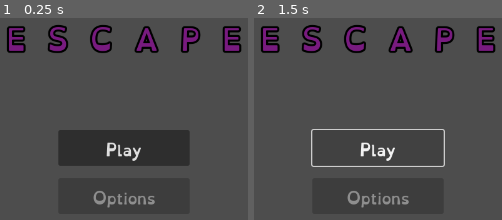
Above: before the commit, frames 1-2 (left to right).
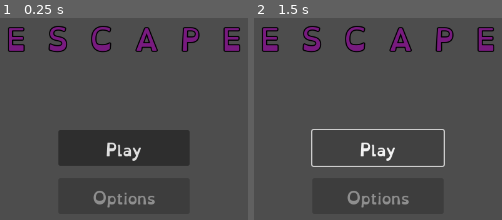
Above: after the commit, the same moments.

Repository: ArtemisMattle/escape
Game: Godot game, scene res://scenes/menu.tscn
Two runs of this game, one before a commit and one after it. Both use one fixed random seed, a clock stepped at 60 frames per second and the inputs below.
Inputs:
- Up to frame 1 (0.25 s): no input
- Up to frame 2 (1.5 s): click "Play" at 0.5 s; click "Play" at 1.25 s

The runs differ from the first frame. In frame 1, 1.6% of the frame differs, in the area x 2-98%, y 3-18%; in frame 2, 1.6%.

Commit message:
Beryl Bubblegum fully boned

Diff:
--- a/assets/themes/main_theme.tres
+++ b/assets/themes/main_theme.tres
@@ -7,7 +7,7 @@
 Button/font_sizes/font_size = 24
 Button/fonts/font = ExtResource("1_3f3va")
 Label/colors/font_color = Color(0.469064, 0.105588, 0.499287, 1)
-Label/constants/outline_size = 13
+Label/constants/outline_size = 7
 Label/font_sizes/font_size = 24
 Label/fonts/font = ExtResource("2_lxams")
 MarginContainer/constants/margin_bottom = 50
--- /dev/null
+++ b/scenes/beryl_bubblegum.tscn
@@ -0,0 +1,238 @@
+[gd_scene load_steps=12 format=3 uid="uid://cjd4r0df4v6sa"]
+
+[ext_resource type="Texture2D" uid="uid://cmb8bnmrxauix" path="res://assets/characters/berylShin.png" id="1_5k2vy"]
+[ext_resource type="Texture2D" uid="uid://c8qdxcuj7tahx" path="res://assets/characters/berylFoot.png" id="2_dgmor"]
+[ext_resource type="Texture2D" uid="uid://d15o5tdtevtl7" path="res://assets/characters/berylLegR.png" id="3_8iy6g"]
+[ext_resource type="Texture2D" uid="uid://du787vrxh1xal" path="res://assets/characters/berylLeg.png" id="4_yto7o"]
+[ext_resource type="Texture2D" uid="uid://d27liewpt76tt" path="res://assets/characters/berylArm.png" id="5_aoehx"]
+[ext_resource type="Texture2D" uid="uid://cmwk6fyo4iaxw" path="res://assets/characters/berylHand.png" id="6_xyhg8"]
+[ext_resource type="Texture2D" uid="uid://dakj4303xmyqo" path="res://assets/characters/berylNeck.png" id="7_7y85c"]
+[ext_resource type="Texture2D" uid="uid://doh7fpu5ly3qm" path="res://assets/characters/berylBody.png" id="8_5rhjr"]
+[ext_resource type="Texture2D" uid="uid://b7o8b1ncau0s6" path="res://assets/characters/berylJacket.png" id="9_sm3lv"]
+[ext_resource type="Texture2D" uid="uid://cgmbdt4m07dfu" path="res://assets/characters/berylHead.png" id="10_ch804"]
+
+[sub_resource type="SkeletonModificationStack2D" id="SkeletonModificationStack2D_umcca"]
+modification_count = 1
+
+[node name="berylBubblegum" type="Node2D"]
+
+[node name="Skeleton2D" type="Skeleton2D" parent="."]
+modification_stack = SubResource("SkeletonModificationStack2D_umcca")
+
+[node name="hip" type="Bone2D" parent="Skeleton2D"]
+position = Vector2(201, -262)
+scale = Vector2(1, 1)
+rest = Transform2D(1, 0, 0, 1, 201, -262)
+auto_calculate_length_and_angle = false
+length = 16.0
+bone_angle = 0.0
+
+[node name="RemoteTransform2D" type="RemoteTransform2D" parent="Skeleton2D/hip"]
+remote_path = NodePath("../../../BerylBody")
+
+[node name="legR" type="Bone2D" parent="Skeleton2D/hip"]
+position = Vector2(-37, 23)
+scale = Vector2(0.999998, 0.999998)
+rest = Transform2D(1, 0, 0, 1, -37, 23)
+
+[node name="RemoteTransform2D" type="RemoteTransform2D" parent="Skeleton2D/hip/legR"]
+rotation = -0.10472
+remote_path = NodePath("../../../../BerylLegR")
+
+[node name="shinR" type="Bone2D" parent="Skeleton2D/hip/legR"]
+position = Vector2(14, 91)
+rest = Transform2D(1, 0, 0, 1, 14, 91)
+
+[node name="RemoteTransform2D" type="RemoteTransform2D" parent="Skeleton2D/hip/legR/shinR"]
+rotation = 0.122173
+remote_path = NodePath("../../../../../BerylShin")
+
+[node name="footR" type="Bone2D" parent="Skeleton2D/hip/legR/shinR"]
+position = Vector2(-12, 113)
+rest = Transform2D(1, 0, 0, 1, -12, 113)
+auto_calculate_length_and_angle = false
+length = 64.0
+bone_angle = 0.0
+
+[node name="RemoteTransform2D" type="RemoteTransform2D" parent="Skeleton2D/hip/legR/shinR/footR"]
+remote_path = NodePath("../../../../../../BerylFoot")
+
+[node name="legL" type="Bone2D" parent="Skeleton2D/hip"]
+position = Vector2(28, 15)
+rest = Transform2D(1, 0, 0, 1, 28, 15)
+
+[node name="RemoteTransform2D" type="RemoteTransform2D" parent="Skeleton2D/hip/legL"]
+rotation = -0.253073
+remote_path = NodePath("../../../../BerylLeg")
+
+[node name="shinL" type="Bone2D" parent="Skeleton2D/hip/legL"]
+position = Vector2(14, 91)
+rest = Transform2D(1, 0, 0, 1, 14, 91)
+
+[node name="RemoteTransform2D" type="RemoteTransform2D" parent="Skeleton2D/hip/legL/shinL"]
+rotation = 0.139626
+remote_path = NodePath("../../../../../BerylShin2")
+
+[node name="footL" type="Bone2D" parent="Skeleton2D/hip/legL/shinL"]
+position = Vector2(-12, 113)
+rest = Transform2D(1, 0, 0, 1, -12, 113)
+auto_calculate_length_and_angle = false
+length = 64.0
+bone_angle = 0.0
+
+[node name="RemoteTransform2D" type="RemoteTransform2D" parent="Skeleton2D/hip/legL/shinL/footL"]
+remote_path = NodePath("../../../../../../BerylFoot2")
+
+[node name="jacket" type="Bone2D" parent="Skeleton2D/hip"]
+position = Vector2(-46, -166)
+rest = Transform2D(1, 0, 0, 1, -46, -166)
+
+[node name="RemoteTransform2D" type="RemoteTransform2D" parent="Skeleton2D/hip/jacket"]
+remote_path = NodePath("../../../../BerylJacket")
+
+[node name="armR" type="Bone2D" parent="Skeleton2D/hip/jacket"]
+position = Vector2(10, 2)
+rest = Transform2D(1, 0, 0, 1, 10, 2)
+
+[node name="RemoteTransform2D" type="RemoteTransform2D" parent="Skeleton2D/hip/jacket/armR"]
+rotation = -0.314159
+remote_path = NodePath("../../../../../BerylArm")
+
+[node name="forarmR" type="Bone2D" parent="Skeleton2D/hip/jacket/armR"]
+position = Vector2(31, 80)
+rest = Transform2D(1, 0, 0, 1, 31, 80)
+auto_calculate_length_and_angle = false
+length = 64.0
+bone_angle = 25.0
+
+[node name="RemoteTransform2D" type="RemoteTransform2D" parent="Skeleton2D/hip/jacket/armR/forarmR"]
+rotation = -1.20428
+remote_path = NodePath("../../../../../../BerylHand")
+
+[node name="armL" type="Bone2D" parent="Skeleton2D/hip/jacket"]
+position = Vector2(29, -2)
+rest = Transform2D(1, 0, 0, 1, 29, -2)
+
+[node name="RemoteTransform2D" type="RemoteTransform2D" parent="Skeleton2D/hip/jacket/armL"]
+rotation = -0.331613
+remote_path = NodePath("../../../../../BerylArm2")
+
+[node name="forarmL" type="Bone2D" parent="Skeleton2D/hip/jacket/armL"]
+position = Vector2(31, 80)
+rest = Transform2D(1, 0, 0, 1, 31, 80)
+auto_calculate_length_and_angle = false
+length = 64.0
+bone_angle = 25.0
+
+[node name="RemoteTransform2D" type="RemoteTransform2D" parent="Skeleton2D/hip/jacket/armL/forarmL"]
+rotation = -1.20428
+remote_path = NodePath("../../../../../../BerylHand2")
+
+[node name="neck" type="Bone2D" parent="Skeleton2D/hip"]
+position = Vector2(-32, -175)
+rest = Transform2D(1, 0, 0, 1, -32, -175)
+
+[node name="RemoteTransform2D" type="RemoteTransform2D" parent="Skeleton2D/hip/neck"]
+remote_path = NodePath("../../../../BerylNeck")
+
+[node name="head" type="Bone2D" parent="Skeleton2D/hip/neck"]
+position = Vector2(8, -46)
+rest = Transform2D(1, 0, 0, 1, 8, -46)
+auto_calculate_length_and_angle = false
+length = 32.0
+bone_angle = 0.0
+
+[node name="RemoteTransform2D" type="RemoteTransform2D" parent="Skeleton2D/hip/neck/head"]
+remote_path = NodePath("../../../../../BerylHead")
+
+[node name="BerylShin2" type="Sprite2D" parent="."]
+position = Vector2(243, -156)
+rotation = 0.139626
+scale = Vector2(1, 1)
+texture = ExtResource("1_5k2vy")
+offset = Vector2(40.8129, 54.2707)
+
+[node name="BerylFoot2" type="Sprite2D" parent="."]
+position = Vector2(231, -43.0001)
+scale = Vector2(1, 1)
+texture = ExtResource("2_dgmor")
+offset = Vector2(27, -28.5909)
+
+[node name="BerylLegR" type="Sprite2D" parent="."]
+position = Vector2(164, -239)
+rotation = -0.10472
+scale = Vector2(0.999997, 0.999997)
+texture = ExtResource("3_8iy6g")
+offset = Vector2(37.6669, 43.579)
+
+[node name="BerylShin" type="Sprite2D" parent="."]
+position = Vector2(178, -148)
+rotation = 0.122173
+scale = Vector2(0.999997, 0.999997)
+texture = ExtResource("1_5k2vy")
+offset = Vector2(36.1405, 48.2514)
+
+[node name="BerylFoot" type="Sprite2D" parent="."]
+position = Vector2(166, -35.0005)
+scale = Vector2(0.999997, 0.999997)
+texture = ExtResource("2_dgmor")
+offset = Vector2(23, -34.6245)
+
+[node name="BerylLeg" type="Sprite2D" parent="."]
+position = Vector2(229, -247)
+rotation = -0.253073
+scale = Vector2(1, 1)
+texture = ExtResource("4_yto7o")
+offset = Vector2(25.6066, 54.539)
+
+[node name="BerylArm2" type="Sprite2D" parent="."]
+position = Vector2(184, -430)
+rotation = -0.331613
+scale = Vector2(1, 1)
+texture = ExtResource("5_aoehx")
+offset = Vector2(31.5729, 34.5957)
+
+[node name="BerylHand2" type="Sprite2D" parent="."]
+position = Vector2(215, -350)
+rotation = -1.20428
+scale = Vector2(1, 1)
+texture = ExtResource("6_xyhg8")
+offset = Vector2(32.3144, 38.2663)
+
+[node name="BerylNeck" type="Sprite2D" parent="."]
+position = Vector2(169, -437)
+scale = Vector2(1, 1)
+texture = ExtResource("7_7y85c")
+offset = Vector2(18, -15)
+
+[node name="BerylBody" type="Sprite2D" parent="."]
+position = Vector2(201, -262)
+scale = Vector2(1, 1)
+texture = ExtResource("8_5rhjr")
+offset = Vector2(-6, -94)
+
+[node name="BerylJacket" type="Sprite2D" parent="."]
+position = Vector2(155, -428)
+scale = Vector2(1, 1)
+texture = ExtResource("9_sm3lv")
+offset = Vector2(45, 70)
+
+[node name="BerylArm" type="Sprite2D" parent="."]
+position = Vector2(165, -426)
+rotation = -0.314159
+scale = Vector2(1, 1)
+texture = ExtResource("5_aoehx")
+offset = Vector2(27.7773, 27.5224)
+
+[node name="BerylHand" type="Sprite2D" parent="."]
+position = Vector2(196, -346)
+rotation = -1.20428
+scale = Vector2(1, 1)
+texture = ExtResource("6_xyhg8")
+offset = Vector2(31.9651, 29.8488)
+
+[node name="BerylHead" type="Sprite2D" parent="."]
+position = Vector2(177, -483)
+scale = Vector2(1, 1)
+texture = ExtResource("10_ch804")
+offset = Vector2(7, -22)
Binary file added: assets/characters/berylArm.png
Not shown, added: assets/characters/berylArm.png.import
Binary file added: assets/characters/berylBody.png
Not shown, added: assets/characters/berylBody.png.import
Binary file added: assets/characters/berylFoot.png
Not shown, added: assets/characters/berylFoot.png.import
Binary file added: assets/characters/berylHand.png
Not shown, added: assets/characters/berylHand.png.import
Binary file added: assets/characters/berylHead.png
Not shown, added: assets/characters/berylHead.png.import
Binary file added: assets/characters/berylJacket.png
Not shown, added: assets/characters/berylJacket.png.import
(and 10 more such lines)
